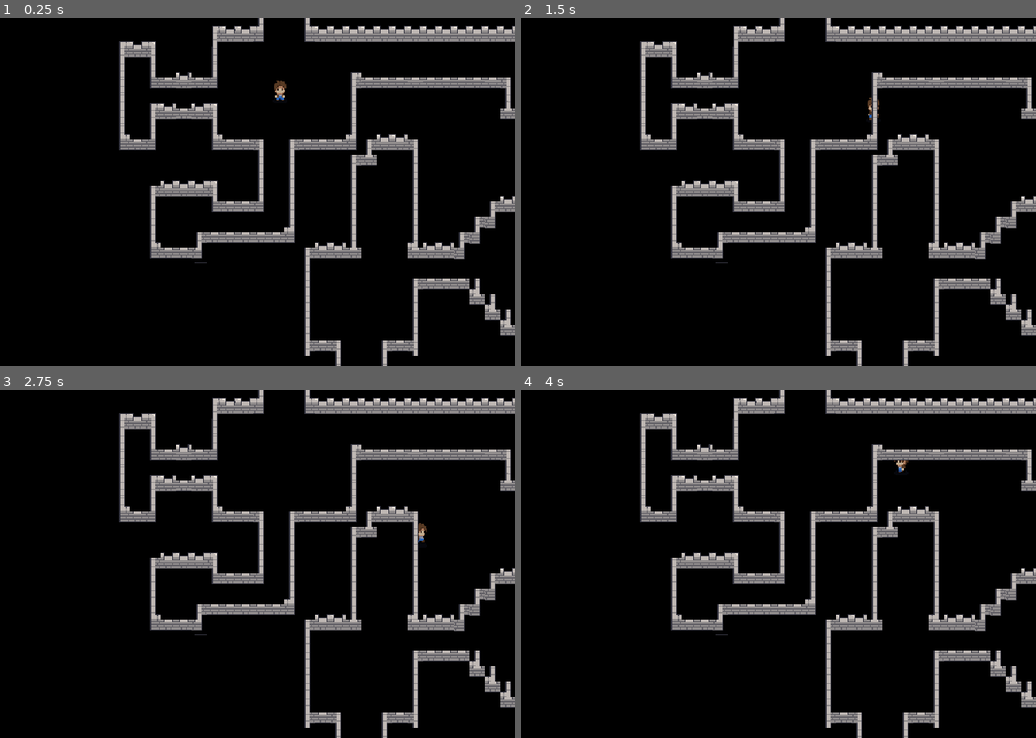
Above: before the commit, frames 1-4 (two rows, left to right).
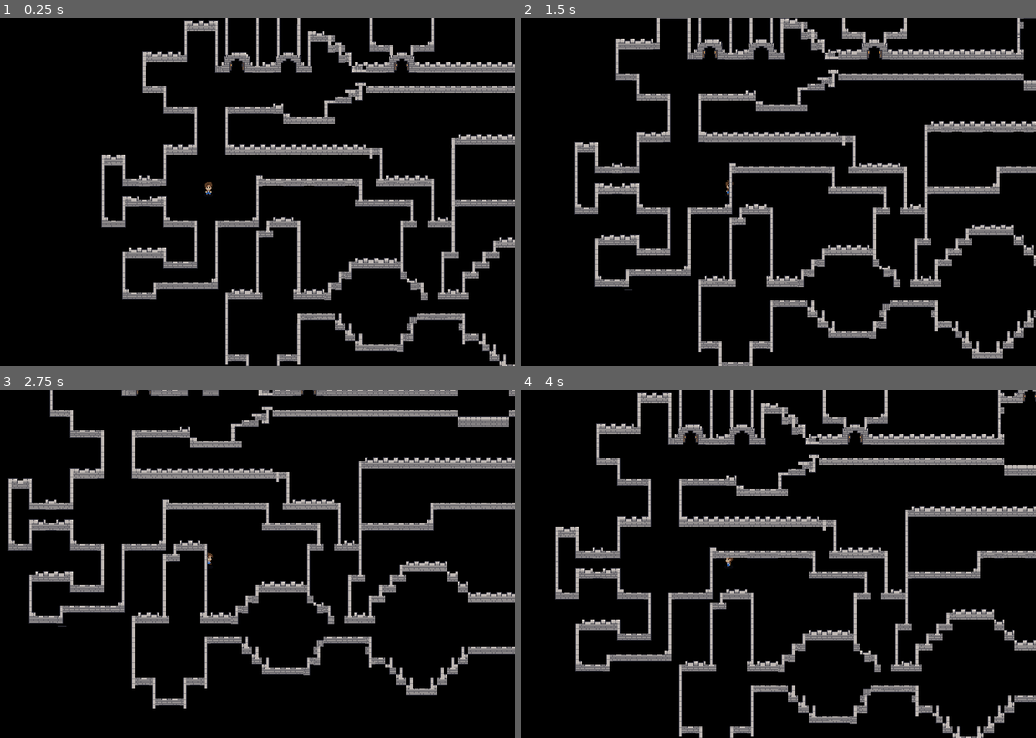
Above: after the commit, the same moments.

Repository: AstonHackTeam/godot-frontend
Game: Godot game, scene res://Scenes/world.tscn
The game is run twice, just before and just after one commit, with the same random seed, the same clock (stepped at 60 frames per second) and the same inputs.
Inputs:
- Up to frame 1 (0.25 s): no input
- Up to frame 2 (1.5 s): tap Enter at 0.5 s; hold Right (ui_right) 0.53-1.28 s; hold Down (ui_down) from 1.28 s (still down)
- Up to frame 3 (2.75 s): release Down (ui_down) at 2.03 s; hold Right (ui_right) from 2.03 s (still down)
- Up to frame 4 (4 s): release Right (ui_right) at 2.78 s; hold Up (ui_up) 2.78-3.53 s; hold Left (ui_left) from 3.53 s (still down)

The runs differ from the first frame. In frame 1, 25% of the frame differs, in the area x 19-100%, y 0-100%; in frame 2, 26%; in frame 3, 26%; in frame 4, 27%, in the area x 6-100%, y 0-100%.

Commit message:
fix 2

Diff:
--- a/Scenes/player.tscn
+++ b/Scenes/player.tscn
@@ -424,15 +424,6 @@
 scale = Vector2(0.48, 0.48)
 shape = SubResource("CircleShape2D_g2sbh")
 
-[node name="Camera2D" type="Camera2D" parent="CollisionShape2D"]
-zoom = Vector2(1.5, 1.5)
-limit_left = 0
-limit_top = 0
-limit_right = 575
-limit_bottom = 325
-drag_horizontal_enabled = true
-drag_vertical_enabled = true
-
 [node name="AnimatedSprite2D" type="AnimatedSprite2D" parent="."]
 position = Vector2(-1, -18)
 scale = Vector2(1.14583, 1.16667)
--- a/Scenes/world.tscn
+++ b/Scenes/world.tscn
@@ -612,6 +612,7 @@
 position = Vector2(-4, -3)
 
 [node name="TileMap" type="TileMap" parent="."]
+position = Vector2(0, -1)
 tile_set = SubResource("TileSet_w3jxj")
 format = 2
 layer_0/tile_data = PackedInt32Array(-327683, 131075, 7, -327685, 131075, 7, -327686, 65539, 7, -393224, 327683, 3, -32 …(14450 unchanged characters)…
